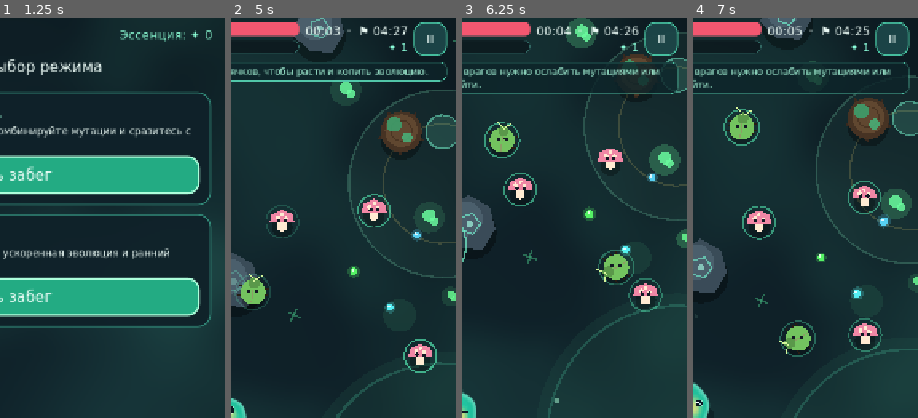
Above: before the commit, frames 1-4 (left to right).
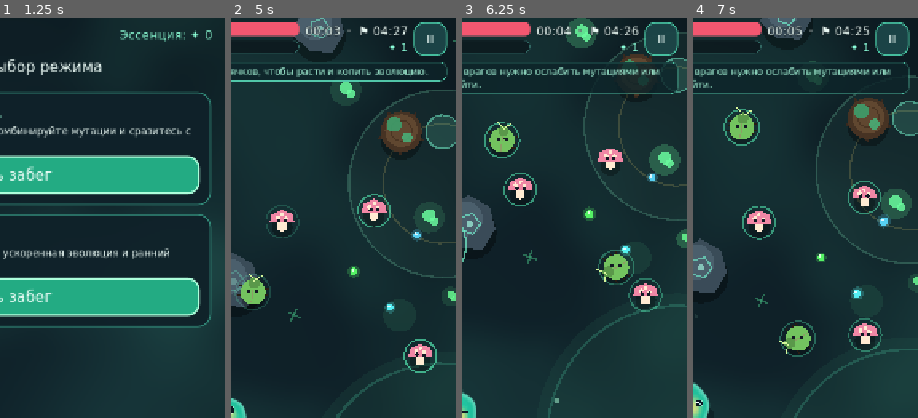
Above: after the commit, the same moments.

Repository: Turpalitto/Smush
Game: Godot game, scene res://scenes/Main.tscn
Two runs of this game, one before a commit and one after it. Both use one fixed random seed, a clock stepped at 60 frames per second and the inputs below.
Inputs (mouse positions are % of the whole screen's width and height, from its top left):
- Up to frame 1 (1.25 s): click "ИГРАТЬ" at 0.5 s
- Up to frame 2 (5 s): click "Начать забег" at 1.25 s; tap Enter (ui_accept) at 2 s; drag from (50, 61) to (60, 28) at 2.02 s; drag from (80, 65) to (45, 70) at 2.77 s; move the mouse to (20, 35) at 3.52 s; hold Left (ui_left) 3.53-4.25 s; tap Q at 3.6 s; drag from (55, 50) to (20, 35) at 4.27 s
- Up to frame 3 (6.25 s): move the mouse to (35, 25) at 5.02 s; hold Down (ui_down) 5.03-5.75 s; tap 1 at 5.1 s; tap Enter (ui_accept) at 5.27 s; drag from (72, 45) to (35, 25) at 5.77 s
- Up to frame 4 (7 s): move the mouse to (30, 55) at 6.52 s; hold Up (ui_up) from 6.53 s (still down); tap 3 at 6.6 s; click (30, 55) at 6.67 s
The pictures show only the part of the screen within x 50-100%, y 0-50%; the shares and areas given below are measured in that part.

Frame 1 is identical in both runs. In frame 2, 0.2% of the frame differs, in the area x 33-49%, y 2-5%; in frame 3, less than 0.1%; in frame 4, less than 0.1%.

Commit message:
fix(ui): keep top-right HUD timer and essence readable over world art
The timer and essence labels have no backing panel. A bright enemy passing
behind the top-right corner washed the numbers out (reproduced on the
macOS build: a green slime sat exactly behind the 'essence 0' counter).

A dark outline (outline_size 4) keeps both labels readable over any
background without changing layout, sizes or gameplay.

Diff:
--- a/ui/GameHUD.gd
+++ b/ui/GameHUD.gd
@@ -105,10 +105,16 @@
 	right_info.alignment = BoxContainer.ALIGNMENT_CENTER
 	row1.add_child(right_info)
 
+	# The timer/essence labels have no backing panel, so bright enemies passing behind the
+	# top-right corner used to wash them out. A dark outline keeps them readable over any world art.
+	var right_text_outline := Color(0.03, 0.07, 0.09, 0.92)
+
 	_timer_label = Label.new()
 	_timer_label.text = "00:00"
 	_timer_label.horizontal_alignment = HORIZONTAL_ALIGNMENT_RIGHT
 	_timer_label.add_theme_font_size_override("font_size", 19)
+	_timer_label.add_theme_constant_override("outline_size", 4)
+	_timer_label.add_theme_color_override("font_outline_color", right_text_outline)
 	right_info.add_child(_timer_label)
 
 	_essence_label = Label.new()
@@ -116,6 +122,8 @@
 	_essence_label.horizontal_alignment = HORIZONTAL_ALIGNMENT_RIGHT
 	_essence_label.add_theme_color_override("font_color", Color(0.55, 1.0, 0.86))
 	_essence_label.add_theme_font_size_override("font_size", 17)
+	_essence_label.add_theme_constant_override("outline_size", 4)
+	_essence_label.add_theme_color_override("font_outline_color", right_text_outline)
 	right_info.add_child(_essence_label)
 
 	_pause_btn = Button.new()
